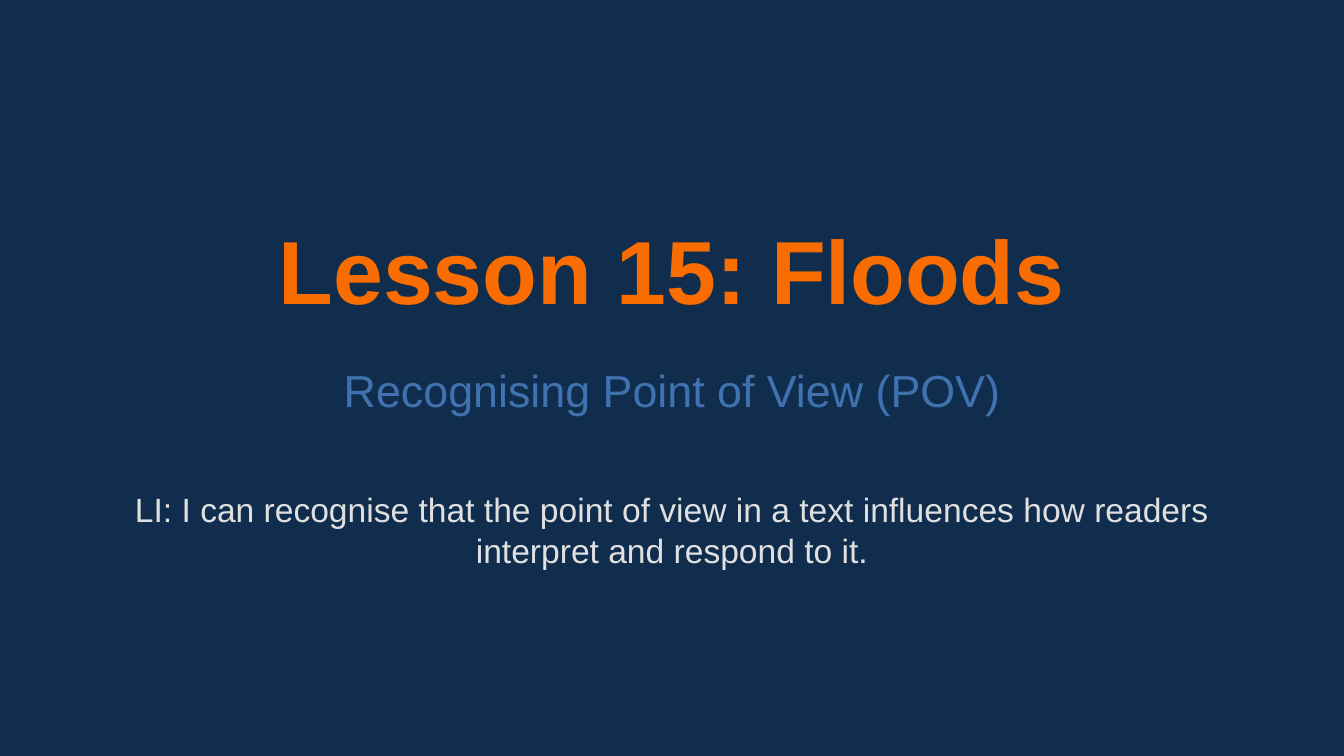
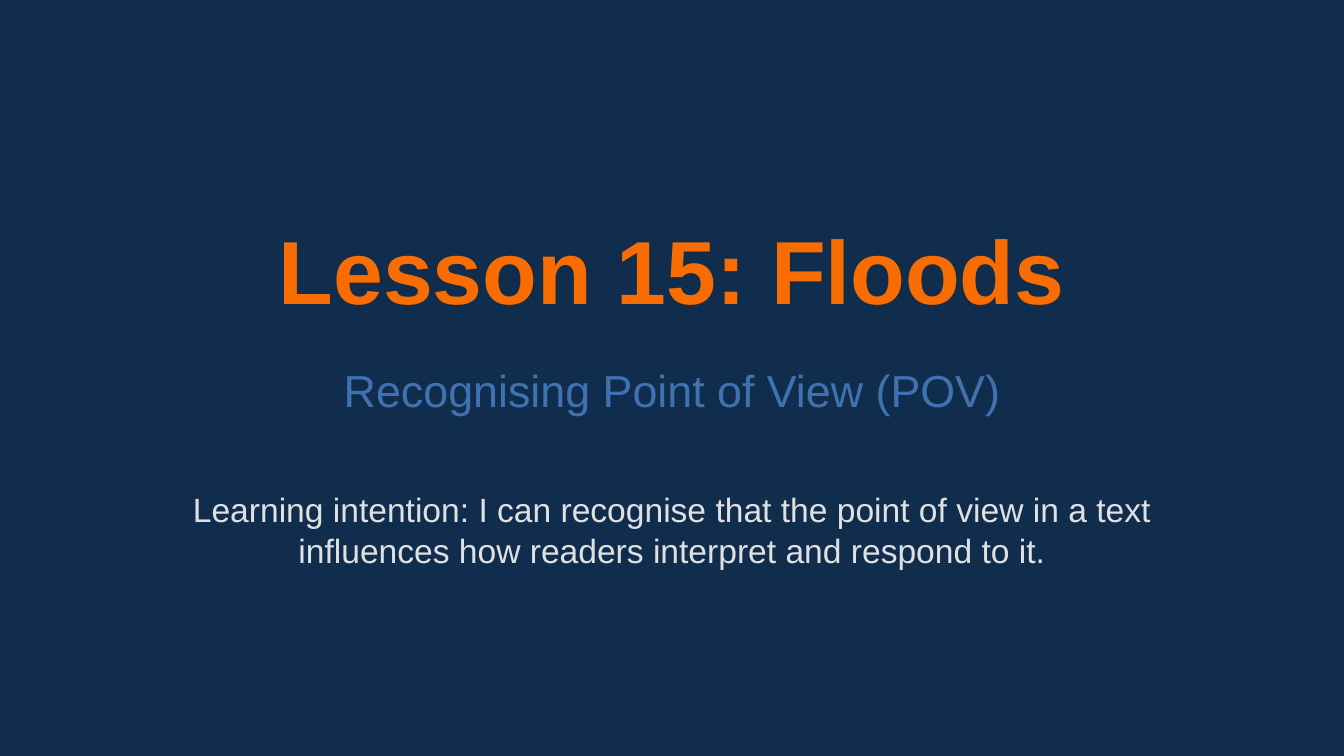
Before and after one commit to dsuth10/Joshua, a slide deck: slide 1 of Units/English/English_Unit_2/Lesson_Plans/Lesson_15/Lesson_15_Presentation.pptx. Drawn at 1344x756 pixels with LibreOffice and Linux fonts; fonts in the diff are those of the drawing. Boxes give left, top, right and bottom in pixels: in the first picture for what was removed or moved away, otherwise in the second. Text is boxed around its words. In the diff, an @@ line names an element or a change of style, - is before the commit and + after.

```diff
--- a/Units/English/English_Unit_2/Lesson_Plans/Lesson_15/Lesson_15_Presentation.pptx
+++ b/Units/English/English_Unit_2/Lesson_Plans/Lesson_15/Lesson_15_Presentation.pptx
@@ text at (x1=193, y1=497, x2=1150, y2=569): text changed @@
-LI: I can recognise that the point of view in a text influences how readers interpret and respond to it.
+Learning intention: I can recognise that the point of view in a text influences how readers interpret and respond to it.
```
Also in this commit, not shown: 1 other slide changed, 12 other files.
